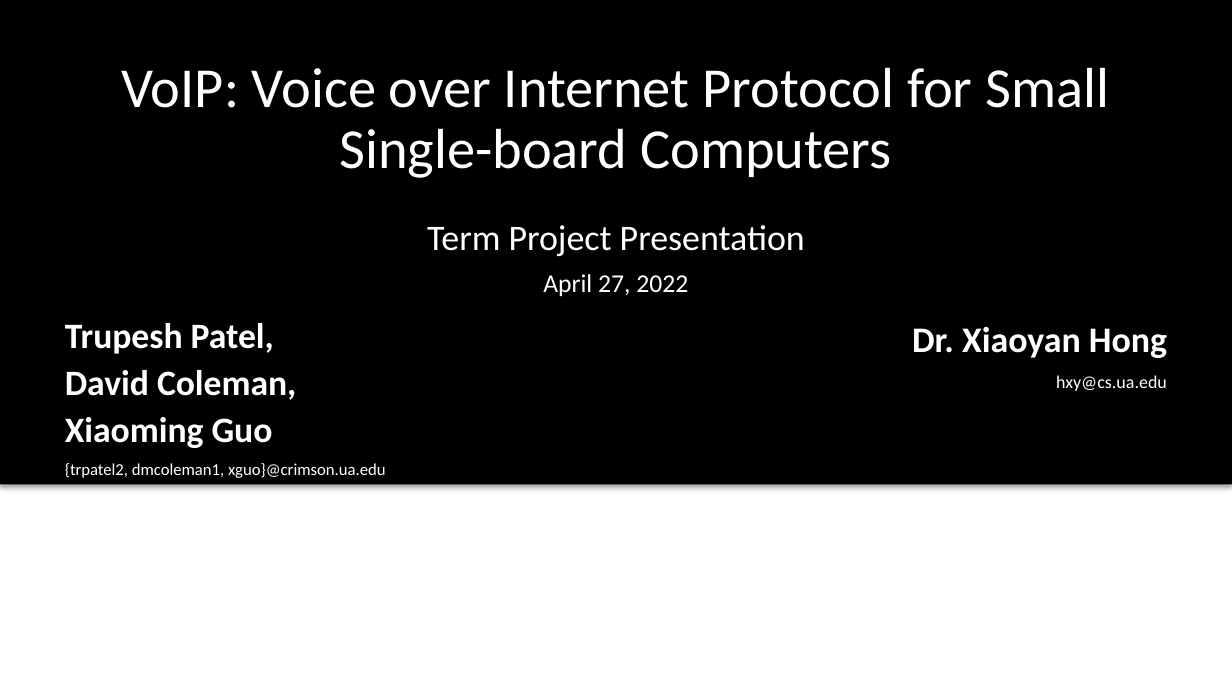
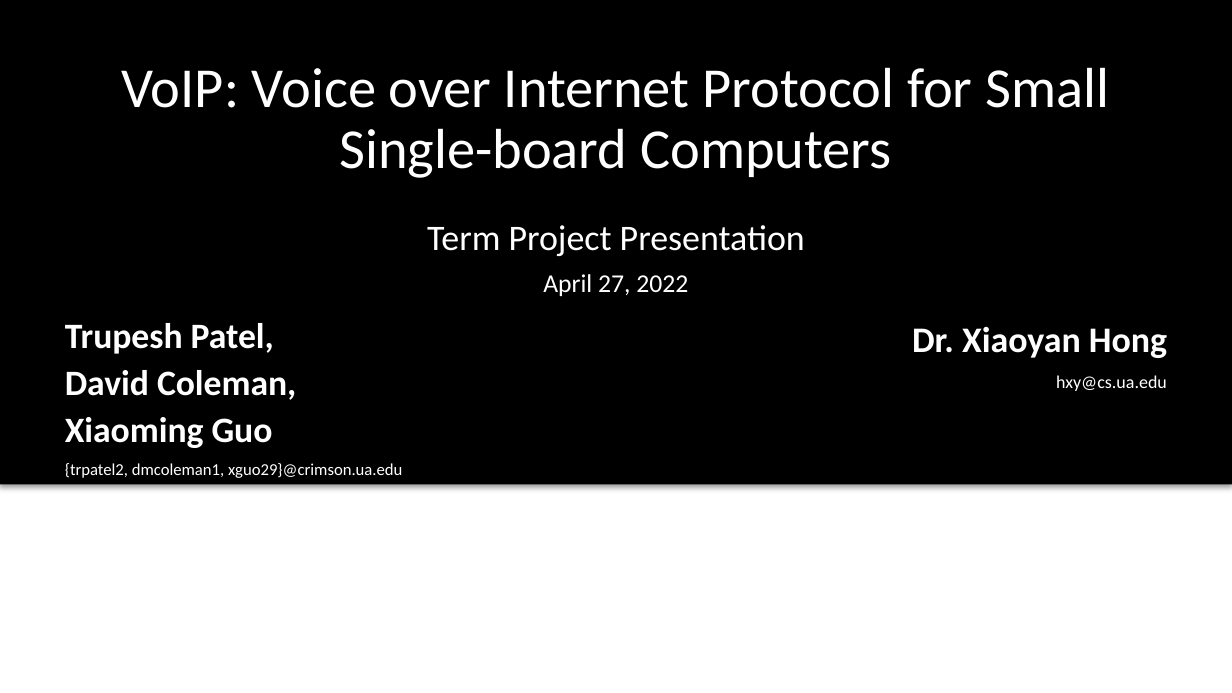
Before and after one commit to TrupeshKumarPatel/IoT_RaspberryPi, a slide deck: slide 1 of project_presentation/VoIP_final_presentation.pptx. Drawn at 1232x693 pixels with LibreOffice and Linux fonts; fonts in the diff are those of the drawing; background and template pictures are left out. Boxes give left, top, right and bottom in pixels: in the first picture for what was removed or moved away, otherwise in the second. Text is boxed around its words. In the diff, an @@ line names an element or a change of style, - is before the commit and + after.

```diff
--- a/project_presentation/VoIP_final_presentation.pptx
+++ b/project_presentation/VoIP_final_presentation.pptx
@@ text at [65, 463, 402, 478]: text changed @@
-{trpatel2, dmcoleman1, xguo}@crimson.ua.edu
+{trpatel2, dmcoleman1, xguo29}@crimson.ua.edu
```
Also in this commit, not shown: 19 slides added, 1 other file.
